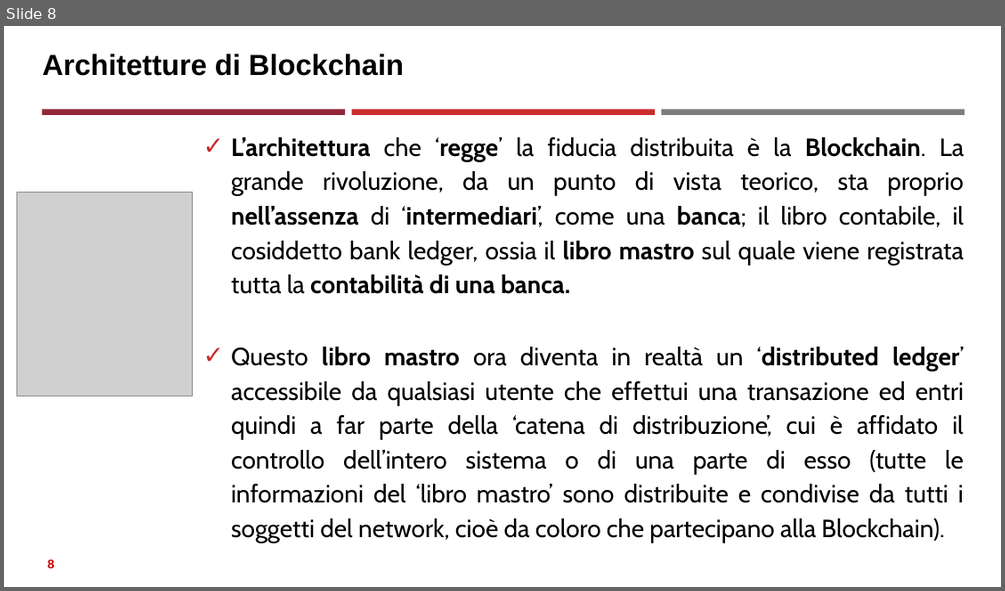
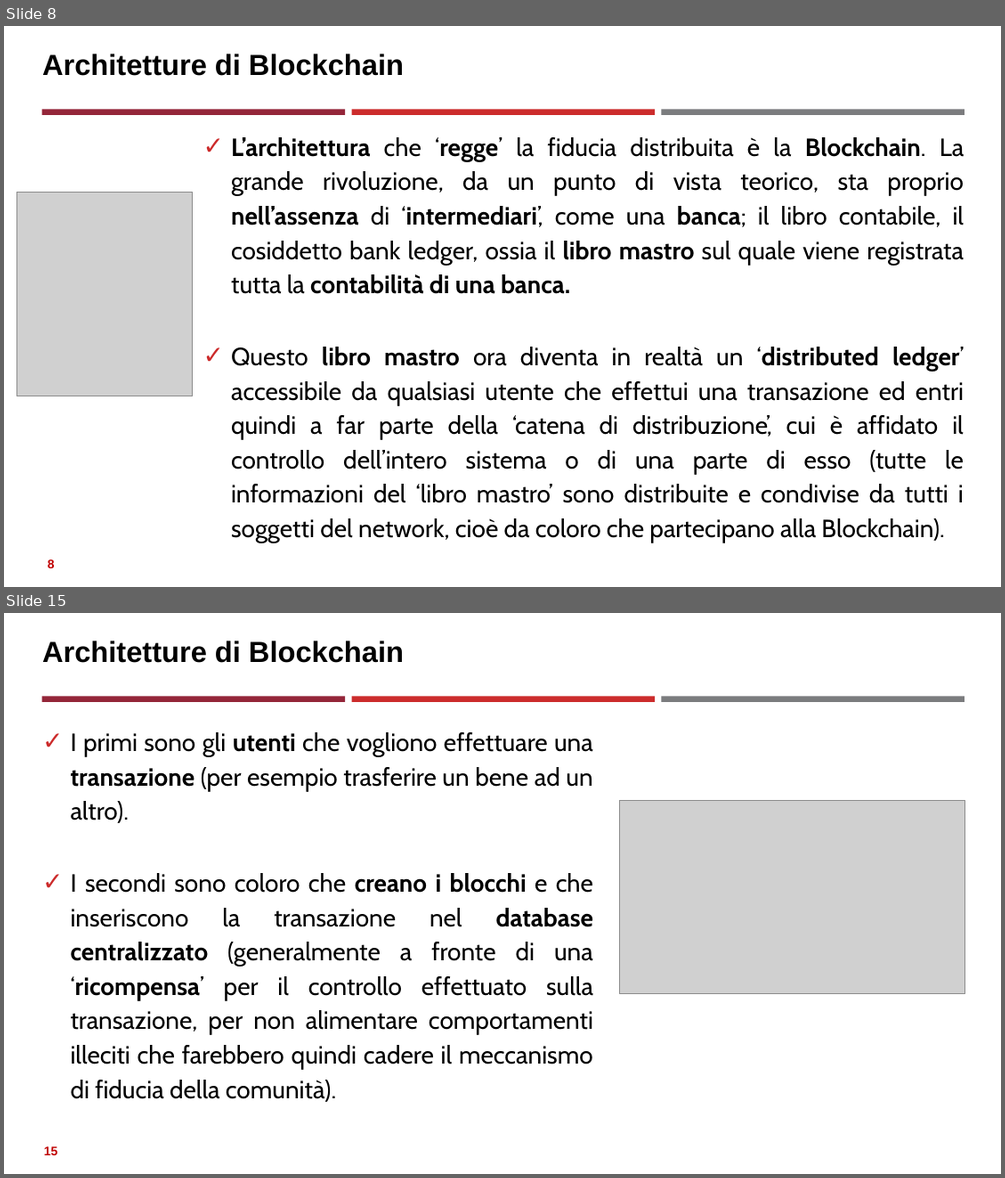
Before and after one commit to neural1977/data_science_interview_material, a slide deck: Assicurazioni/Distributed Ledger Technology_ita.pptx. Shown one above the other, each under a label of ours: slide 8 before the commit, slides 8 and 15 after it; the slides between them are not shown. The pictures are 1005x591 and 1005x1178 pixels, drawn with LibreOffice and Linux fonts; fonts in the diff are those of the drawing; grey boxes stand for pictures. Boxes give left, top, right and bottom in pixels: in the first picture for what was removed or moved away, otherwise in the second. Text is boxed around its words. In the diff, an @@ line names an element or a change of style, - is before the commit and + after.

```diff
--- a/Assicurazioni/Distributed Ledger Technology_ita.pptx
+++ b/Assicurazioni/Distributed Ledger Technology_ita.pptx
@@ slide 15 added at [4,613,1001,1174], background #FFFFFF; not listed: 3 template elements that a slide beside it also shows @@
@@ title added at [42,641,404,663], 28 pt, text #000000, bold @@
+Architetture di Blockchain
@@ text added at [71,732,593,1069], 24 pt, text #000000 @@
+✓ I primi sono gli utenti che vogliono effettuare una transazione (per esempio trasferire un bene ad un altro).
+✓ I secondi sono coloro che creano i blocchi e che inseriscono la transazione nel database centralizzato (generalmente a fronte di una ‘ricompensa’ per il controllo effettuato sulla transazione, per non alimentare comportamenti illeciti che farebbero quindi cadere il meccanismo di fiducia della comunità).
@@ picture added at [619,800,965,993] @@
@@ page number added at [44,1146,58,1155], 12 pt, text #C00000, bold @@
+15
```
Also in this commit, not shown: 3 slides changed, 9 other slides added.
